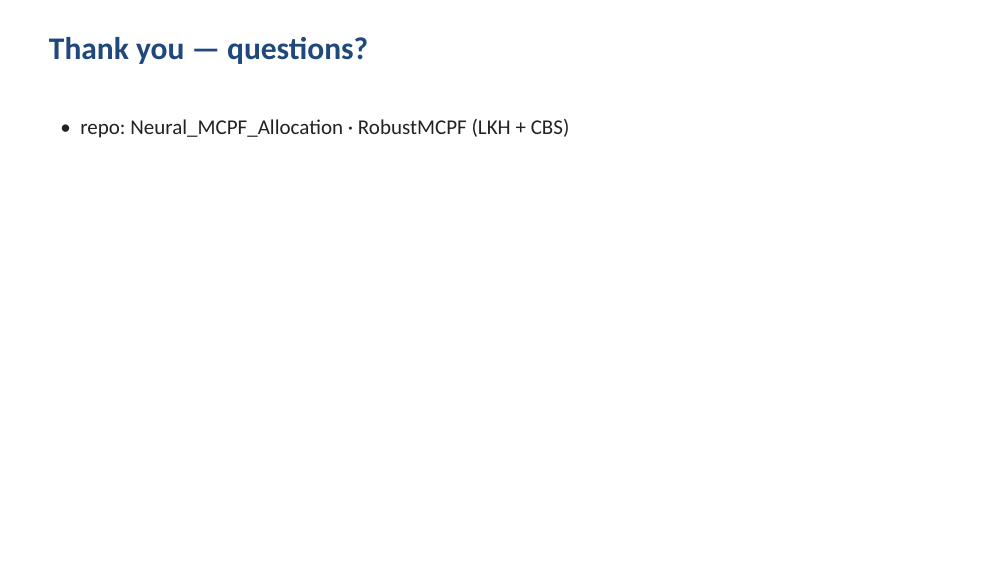
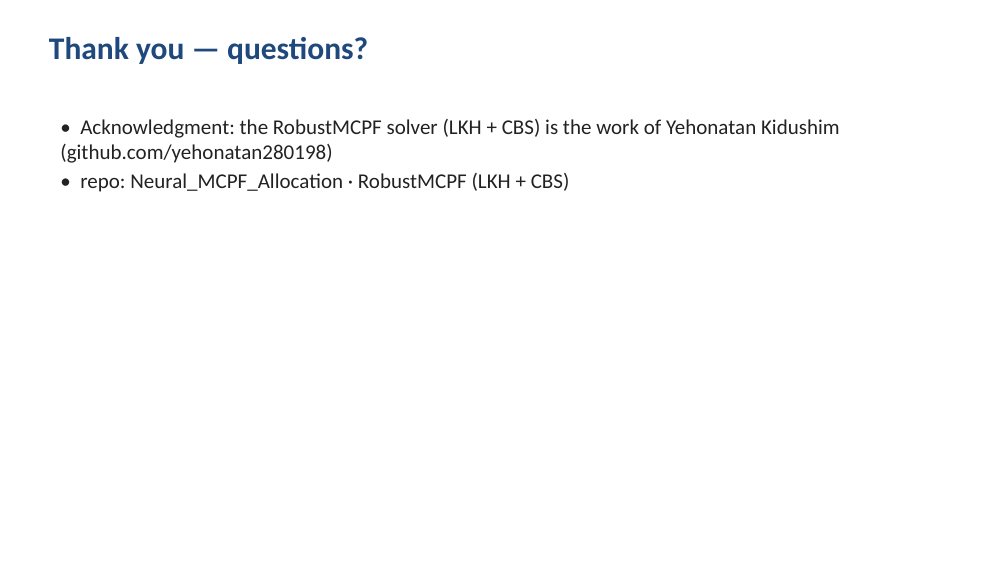
Before and after one commit to Dayan135/Neural_MCPF_Allocation, a slide deck: slide 27 of presentation/slides_claude.pptx (slide 18 before the commit). Drawn at 1008x567 pixels with LibreOffice and Linux fonts; fonts in the diff are those of the drawing. Boxes give left, top, right and bottom in pixels: in the first picture for what was removed or moved away, otherwise in the second. Text is boxed around its words. In the diff, an @@ line names an element or a change of style, - is before the commit and + after.

```diff
--- a/presentation/slides_claude.pptx
+++ b/presentation/slides_claude.pptx
@@ text at [60,119,840,163]: paragraph added @@
+• Acknowledgment: the RobustMCPF solver (LKH + CBS) is the work of Yehonatan Kidushim (github.com/yehonatan280198)
```
Also in this commit, not shown: 6 other slides changed, 11 slides added, 5 slides removed, 20 other files.
